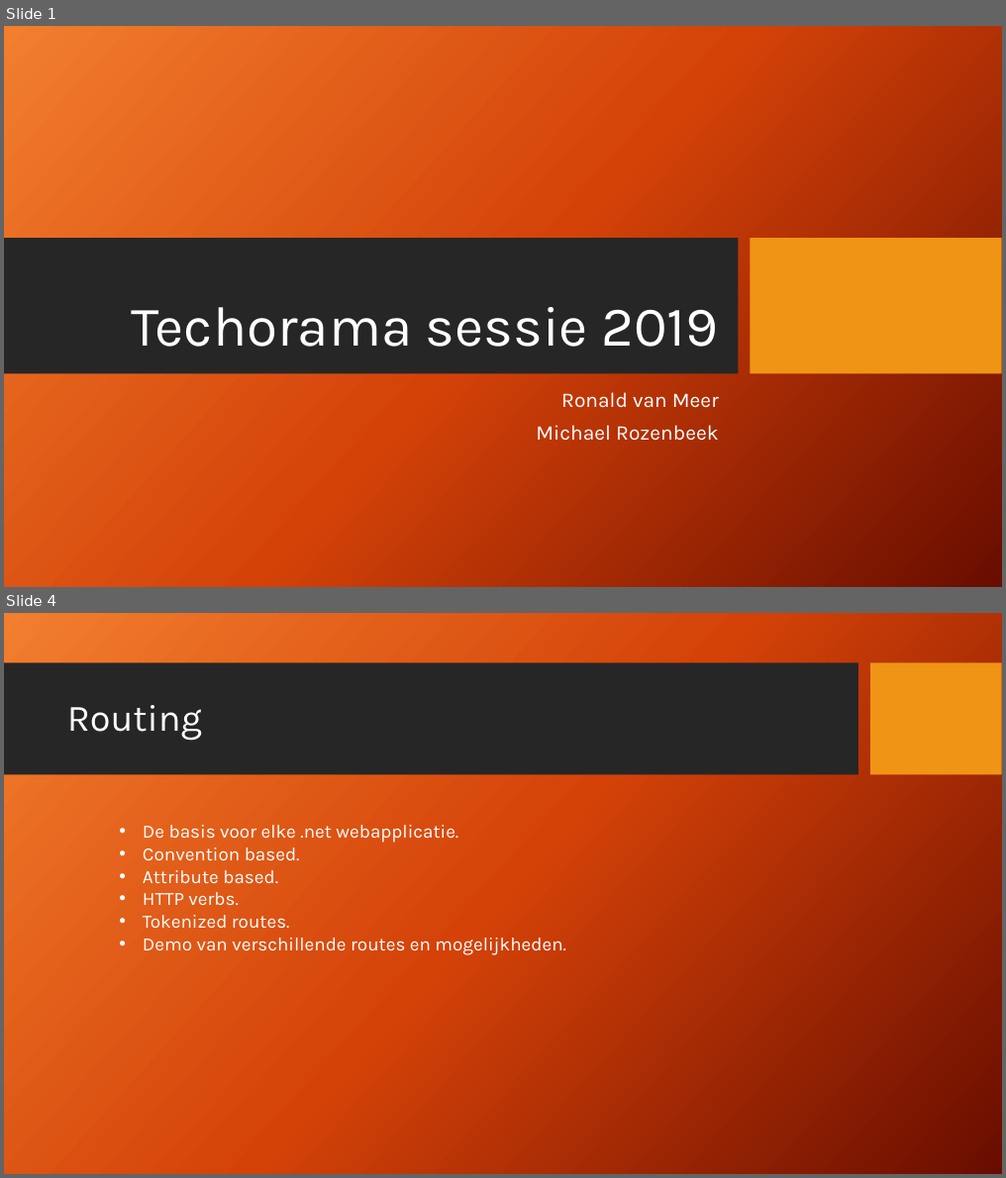
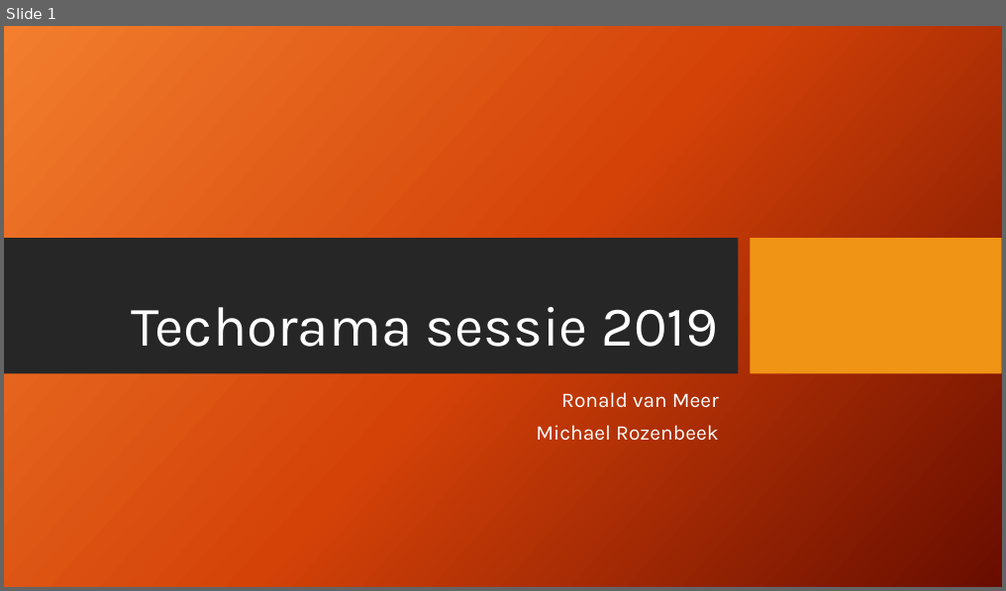
Before and after one commit to mrozenbeek/TechoramaSessie2019, a slide deck: Presentation/Techorama sessie 2019_RoMe.pptx. Shown one above the other, each under a label of ours: slides 1 and 4 before the commit, slide 1 after it; the slides between them are not shown. The pictures are 1006x1178 and 1006x591 pixels, drawn with LibreOffice and Linux fonts; fonts in the diff are those of the drawing; background and template pictures are left out. Boxes give left, top, right and bottom in pixels: in the first picture for what was removed or moved away, otherwise in the second. Text is boxed around its words. In the diff, an @@ line names an element or a change of style, - is before the commit and + after.

```diff
--- a/Presentation/Techorama sessie 2019_RoMe.pptx
+++ b/Presentation/Techorama sessie 2019_RoMe.pptx
@@ slide 4 removed at box(4, 613, 1002, 1174), background picture (left out) @@
@@ rectangle removed at box(4, 663, 858, 775) @@
@@ rectangle removed at box(871, 663, 1002, 775) @@
@@ title removed at box(67, 705, 202, 740) @@
-Routing
@@ text removed at box(143, 825, 566, 956) @@
-• De basis voor elke .net webapplicatie.
-• Convention based.
-• Attribute based.
-• HTTP verbs.
-• Tokenized routes.
-• Demo van verschillende routes en mogelijkheden.
```
Also in this commit, not shown: 3 slides changed, 1 slide added, 5 other slides removed, 14 other files.
